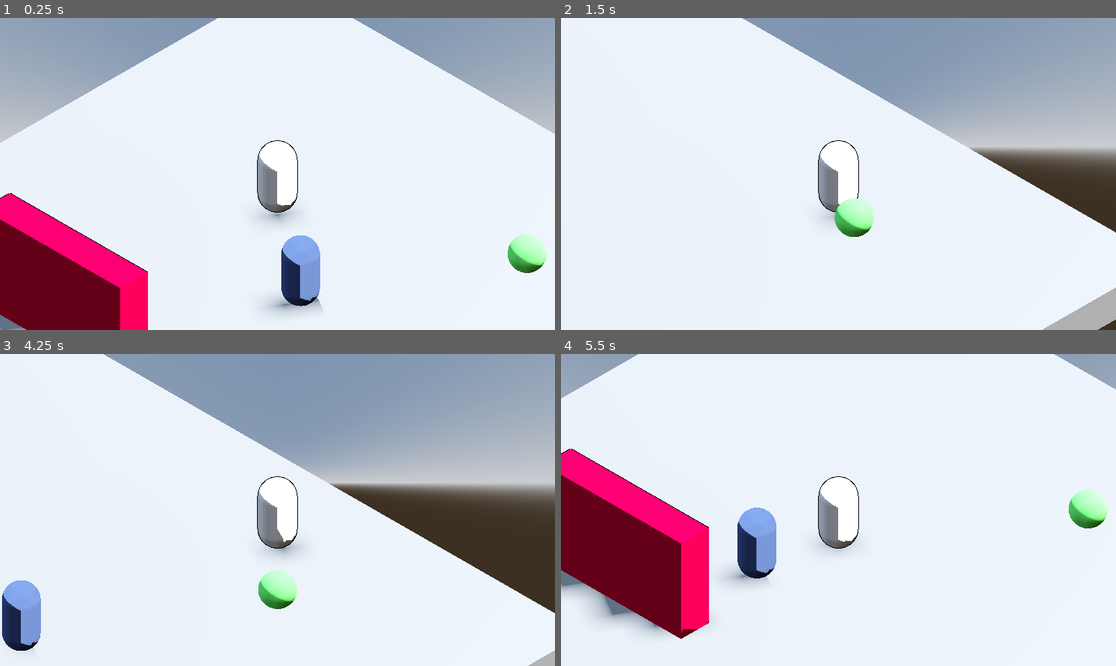
Above: before the commit, frames 1-4 (two rows, left to right).
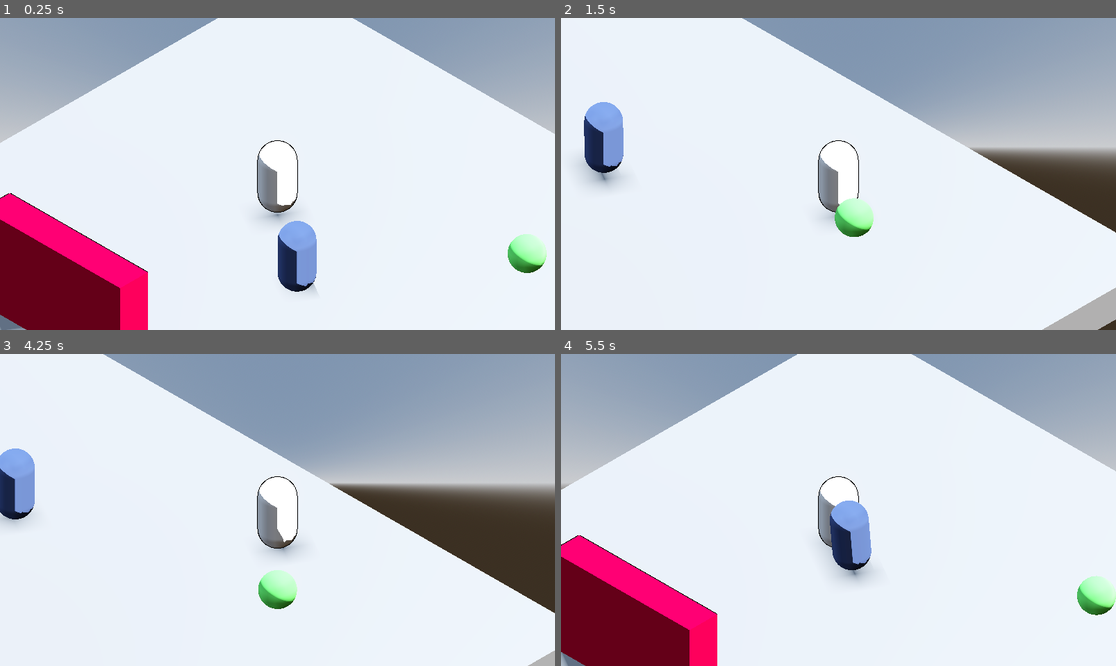
Above: after the commit, the same moments.

Repository: yashGhela/textmeback
Game: Godot game, scene res://levels/devlab.tscn
The game is run twice, just before and just after one commit, with the same random seed, the same clock (stepped at 60 frames per second) and the same inputs. The project has no main scene, so this scene is started directly.
Inputs:
- Up to frame 1 (0.25 s): no input
- Up to frame 2 (1.5 s): tap Enter (ui_accept) at 0.5, 0.77 s; hold D (right) 0.53-1.28 s; hold E (interact) 0.53-1.28 s; hold S (back) from 1.28 s (still down); tap E (interact) at 1.35 s
- Up to frame 3 (4.25 s): tap Enter (ui_accept) at 1.52, 3.02, 3.77 s; release S (back) at 2.03 s; hold D (right) 2.03-2.78 s; hold E (interact) 2.03-2.78 s; hold W (forward) 2.78-3.53 s; tap E (interact) at 2.85 s; hold A (left) from 3.53 s (still down); hold E (interact) from 3.53 s (still down)
- Up to frame 4 (5.5 s): release E (interact) at 4.28 s; tap E (interact) at 4.35 s; tap Enter (ui_accept) at 4.52 s; release A (left) at 5.03 s; hold S (back) from 5.03 s (still down); hold E (interact) from 5.03 s (still down)

The runs differ from the first frame. In frame 1, 1.3% of the frame differs, in the area x 47-59%, y 65-95%; in frame 2, 1.8%; in frame 3, 2.8%; in frame 4, 33%, in the area x 0-100%, y 0-100%.

Commit message:
altered the statemachine and the chase code works now, next is find and end the game

Diff:
--- a/scripts/chase.gd
+++ b/scripts/chase.gd
@@ -16,6 +16,16 @@
 		return
 	else:
 		print("Player found")
+
+#func enter():
+	#print("Enter chase")
+	#player =get_tree().get_first_node_in_group("Player")
+	#
+	#if player == null:
+		#push_error("No Player in group 'Player")
+		#return
+	#else:
+		#print("Player found")
 
 
 func physics_update(_delta:float):
--- a/scripts/statemachine.gd
+++ b/scripts/statemachine.gd
@@ -1,7 +1,15 @@
 extends Node
 
 @export var initial_state :State;
-@export var current_state:State;
+@export var current_state: State:
+	set(value):
+		if current_state == value:
+			return
+		if current_state:
+			current_state.exit()
+		current_state = value
+		if current_state:
+			current_state.enter()
 
 var states:Dictionary={}
 
@@ -11,7 +19,6 @@
 			states[child.name.to_lower()]=child
 			child.Transitioned.connect(on_child_transitioned)
 	if initial_state:
-		initial_state.enter()
 		current_state=initial_state
 
 func _process(delta: float) -> void:
